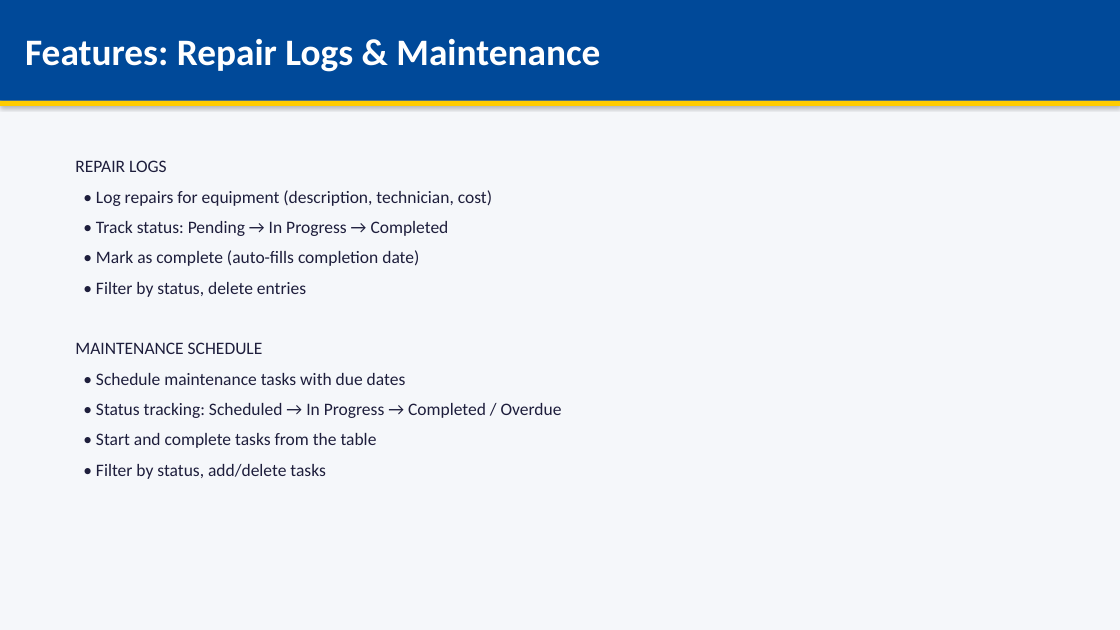
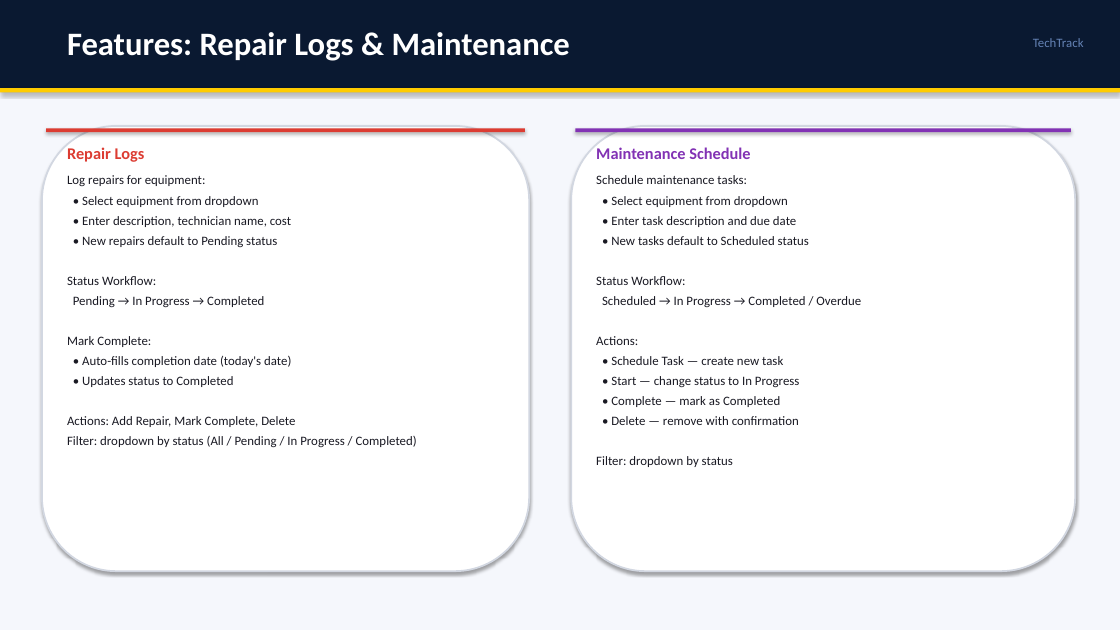
Before and after one commit to isanthetroller/TechTrack, a slide deck: slide 9 of TechTrack_Presentation.pptx (slide 7 before the commit). Drawn at 1120x630 pixels with LibreOffice and Linux fonts; fonts in the diff are those of the drawing. Boxes give left, top, right and bottom in pixels: in the first picture for what was removed or moved away, otherwise in the second. Text is boxed around its words. In the diff, an @@ line names an element or a change of style, - is before the commit and + after.

Commit message:
Redesign PPT with ERD, flowchart, and improved layout

```diff
--- a/TechTrack_Presentation.pptx
+++ b/TechTrack_Presentation.pptx
@@ background #F5F7FA to #F5F7FC @@
@@ rectangle added at box(0, 0, 1120, 88), fill #0A1931 @@
@@ text "Features: Repair Logs & Maintenance": place and size @@
-text "Features: Repair Logs & Maintenance" at box(0, 0, 1120, 101)
+text "Features: Repair Logs & Maintenance" at box(67, 32, 570, 61)
@@ text "Features: Repair Logs & Maintenance" at box(67, 32, 570, 61): size 32 to 28 pt; fill #004999 to none; shadow off @@
@@ text added at box(1033, 38, 1084, 47), 11 pt, text #6482B4 @@
+TechTrack
@@ rectangle: place and size @@
-rectangle at box(0, 101, 1120, 106)
+rectangle at box(0, 88, 1120, 92)
@@ rounded rectangle added at box(42, 126, 529, 571), fill #FFFFFF, outline #D2D7E1 1.5 pt @@
@@ rectangle added at box(46, 129, 525, 132), fill #DC3C32 @@
@@ text added at box(67, 147, 145, 162), 14 pt, text #DC3C32, bold @@
+Repair Logs
@@ rounded rectangle added at box(571, 126, 1075, 571), fill #FFFFFF, outline #D2D7E1 1.5 pt @@
@@ rectangle added at box(576, 129, 1071, 132), fill #8232B4 @@
@@ text added at box(596, 147, 750, 159), 14 pt, text #8232B4, bold @@
+Maintenance Schedule
@@ text at box(67, 175, 417, 447): text changed; size 15 to 11 pt; text colour #1E1E3C to #191923 @@
-REPAIR LOGS
-• Log repairs for equipment (description, technician, cost)
-• Track status: Pending → In Progress → Completed
-• Mark as complete (auto-fills completion date)
-• Filter by status, delete entries
-MAINTENANCE SCHEDULE
-• Schedule maintenance tasks with due dates
-• Status tracking: Scheduled → In Progress → Completed / Overdue
-• Start and complete tasks from the table
-• Filter by status, add/delete tasks
+Log repairs for equipment:
+• Select equipment from dropdown
+• Enter description, technician name, cost
+• New repairs default to Pending status
+Status Workflow:
+Pending → In Progress → Completed
+Mark Complete:
+• Auto-fills completion date (today's date)
+• Updates status to Completed
+Actions: Add Repair, Mark Complete, Delete
+Filter: dropdown by status (All / Pending / In Progress / Completed)
@@ text added at box(596, 175, 861, 467), 11 pt, text #191923 @@
+Schedule maintenance tasks:
+• Select equipment from dropdown
+• Enter task description and due date
+• New tasks default to Scheduled status
+Status Workflow:
+Scheduled → In Progress → Completed / Overdue
+Actions:
+• Schedule Task — create new task
+• Start — change status to In Progress
+• Complete — mark as Completed
+• Delete — remove with confirmation
+Filter: dropdown by status
```
Also in this commit, not shown: 6 other slides changed, 4 slides added, 3 slides removed, 1 other file.
